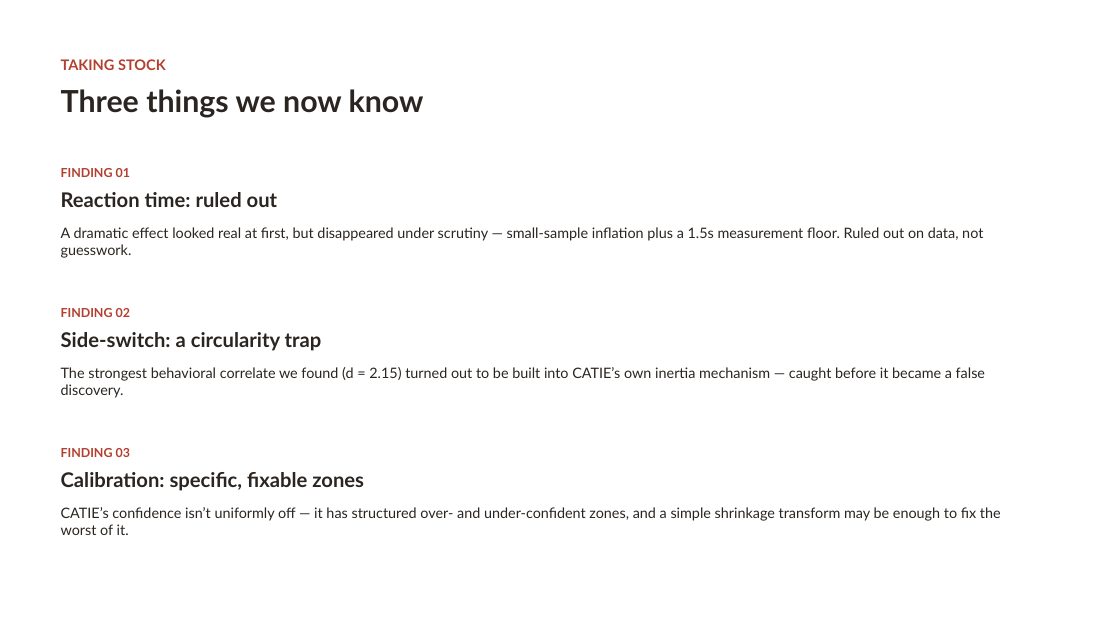
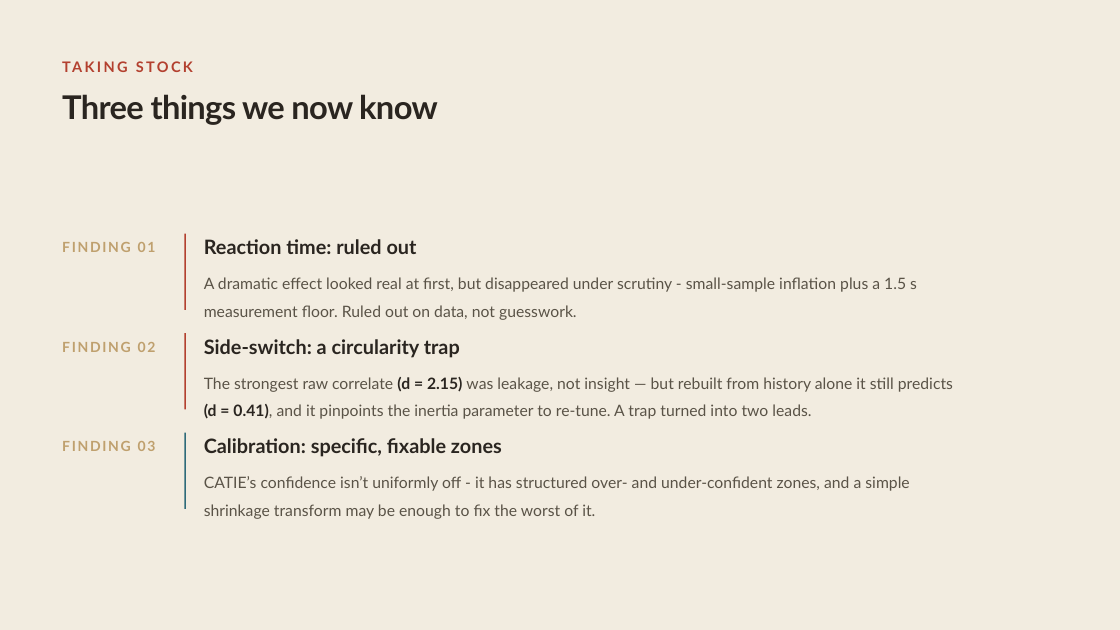
Before and after one commit to ShirHolzman/Amirim-Research, a slide deck: slide 17 of Amirim-Presentation.pptx. Drawn at 1120x630 pixels with LibreOffice and Linux fonts; fonts in the diff are those of the drawing. Boxes give left, top, right and bottom in pixels: in the first picture for what was removed or moved away, otherwise in the second. Text is boxed around its words. In the diff, an @@ line names an element or a change of style, - is before the commit and + after.

```diff
--- a/Amirim-Presentation.pptx
+++ b/Amirim-Presentation.pptx
@@ background #FFFFFF to #F2ECE0 @@
@@ text "TAKING STOCK" at (x1=60, y1=56, x2=1120, y2=76): letter spacing 0 to 3 pt @@
@@ text "Three things we now know" at (x1=62, y1=94, x2=438, y2=125): size 39 to 42 pt, letter spacing 0 to -0.8 pt; line spacing 1 to 1.08 @@
@@ size 16 to 18 pt, text colour #B3402F to #BFA06E, letter spacing 0 to 2.2 pt in 3 elements at (x1=62, y1=441, x2=156, y2=451), (x1=62, y1=342, x2=156, y2=352), (x1=62, y1=242, x2=156, y2=252) @@
@@ text "FINDING 01" moved from (x1=61, y1=168, x2=130, y2=177) to (x1=62, y1=242, x2=156, y2=252) @@
@@ rectangle added at (x1=184, y1=234, x2=186, y2=310), fill #B3402F @@
@@ size 26 to 25.5 pt in 3 elements at (x1=204, y1=339, x2=460, y2=358), (x1=204, y1=438, x2=502, y2=457), (x1=204, y1=239, x2=417, y2=254) @@
@@ text "Reaction time: ruled out" moved from (x1=61, y1=192, x2=278, y2=207) to (x1=204, y1=239, x2=417, y2=254) @@
@@ text at (x1=204, y1=277, x2=917, y2=320): text changed; size 18.5 to 20.2 pt; text colour #2A2520 to #5A5347 @@
-A dramatic effect looked real at first, but disappeared under scrutiny — small-sample inflation plus a 1.5s measurement floor. Ruled out on data, not guesswork.
+A dramatic effect looked real at first, but disappeared under scrutiny - small-sample inflation plus a 1.5 s measurement floor. Ruled out on data, not guesswork.
@@ text "FINDING 02" moved from (x1=61, y1=308, x2=130, y2=317) to (x1=62, y1=342, x2=156, y2=352) @@
@@ rectangle added at (x1=184, y1=333, x2=186, y2=409), fill #B3402F @@
@@ text "Side-switch: a circularity trap" moved from (x1=61, y1=332, x2=322, y2=351) to (x1=204, y1=339, x2=460, y2=358) @@
@@ text removed at (x1=61, y1=367, x2=985, y2=398) @@
-The strongest behavioral correlate we found (d = 2.15) turned out to be built into CATIE’s own inertia mechanism — caught before it became a false discovery.
@@ text added at (x1=204, y1=377, x2=953, y2=419), 20.2 pt, text #5A5347 @@
+The strongest raw correlate (d = 2.15) was leakage, not insight — but rebuilt from history alone it still predicts (d = 0.41), and it pinpoints the inertia parameter to re-tune. A trap turned into two leads.
@@ text "FINDING 03" moved from (x1=61, y1=448, x2=130, y2=457) to (x1=62, y1=441, x2=156, y2=451) @@
@@ rectangle added at (x1=184, y1=433, x2=186, y2=509), fill #2F6B7A @@
@@ text "Calibration: specific, fixable zones" moved from (x1=61, y1=472, x2=364, y2=491) to (x1=204, y1=438, x2=502, y2=457) @@
@@ text at (x1=204, y1=476, x2=909, y2=519): text changed; size 18.5 to 20.2 pt; text colour #2A2520 to #5A5347 @@
-CATIE’s confidence isn’t uniformly off — it has structured over- and under-confident zones, and a simple shrinkage transform may be enough to fix the worst of it.
+CATIE’s confidence isn’t uniformly off - it has structured over- and under-confident zones, and a simple shrinkage transform may be enough to fix the worst of it.
```
Also in this commit, not shown: 15 other slides changed, 2 slides added, 2 slides removed, 2 other files.
